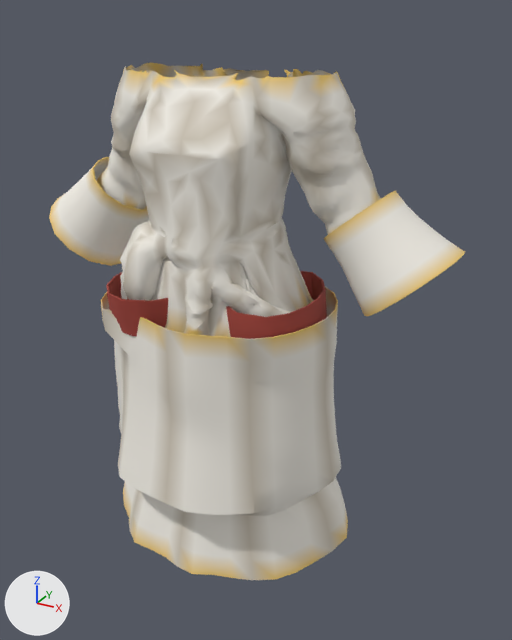
The glTF model assets_src/armor/aydor_1/cloth_b_chest.glb as it was, and as the next commit left it.
One viewpoint serves both versions: a 50 mm lens placed at (0.792, -1.286, 1.549), pointed at (0.061, 0.043, 0.885). The axes (+X, +Y, +Z) are drawn at lower left. The lights are the same throughout. The first picture is the older version. Vertices at exactly the same position are counted once.

Script lines for the objects in view, before the commit:
```python
mat_cloth = bpy.data.materials.new('cloth')
mat_cloth.use_nodes = True; mat_cloth.node_tree.nodes.clear()
_N = mat_cloth.node_tree.nodes; _L = mat_cloth.node_tree.links
n0 = _N.new('ShaderNodeBsdfPrincipled'); n0.name = 'Principled BSDF'
n0.inputs[2].default_value = 0.88  # 'Roughness'
n1 = _N.new('ShaderNodeOutputMaterial'); n1.name = 'Material Output'
n2 = _N.new('ShaderNodeVertexColor'); n2.name = 'Color Attribute'
_L.new(n0.outputs[0], n1.inputs[0])  # 'BSDF' to 'Surface'
_L.new(n2.outputs[0], n0.inputs[0])  # 'Color' to 'Base Color'
me_cloth_b_chest = bpy.data.meshes.new('cloth_b_chest')
me_cloth_b_chest.from_pydata(...)  # 2654 vertices, 4767 faces; spans x -0.507..0.511, y -0.265..0.272, z 0.342..1.439
me_cloth_b_chest.materials.append(mat_cloth)
ob_cloth_b_chest = bpy.data.objects.new('cloth_b_chest', me_cloth_b_chest)
ob_cloth_b_chest.location = (0.0, 0.0, 0.0)
```
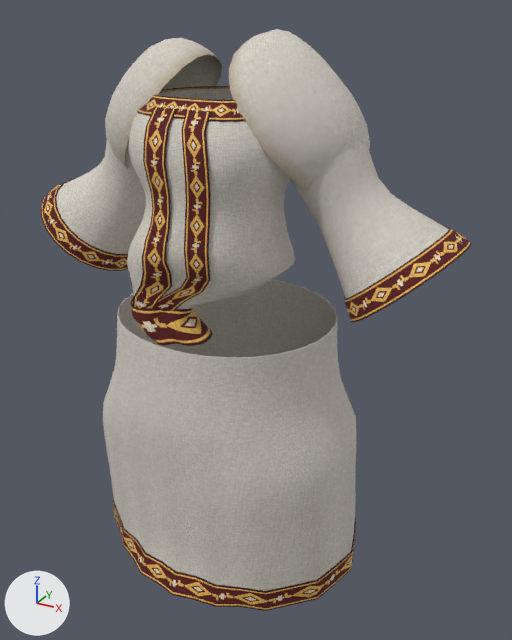
Pixel boxes [x1, y1, x2, y2] of what changed, in the pictures (512 x 640 px):
'cloth_b_chest', surface changed, reshaped (13% taller): before [49, 63, 465, 580]; after [41, 29, 472, 611]
part 1 of me_cloth_b_chest, rebuilt: before [97, 63, 381, 337]; after [127, 89, 295, 316]
part 2 of me_cloth_b_chest, rebuilt (6% taller): before [101, 287, 348, 580]; after [103, 280, 356, 591]
part 3 of me_cloth_b_chest, rebuilt (9% narrower, 25% shorter): before [324, 191, 465, 316]; after [344, 228, 472, 322]
part 4 of me_cloth_b_chest, rebuilt: before [49, 157, 149, 266]; after [41, 179, 128, 271]
part 5 of me_cloth_b_chest, built on: before [106, 271, 327, 339]; after [56, 29, 449, 346]
part 6 of me_cloth_b_chest, added: after [113, 499, 356, 611]

Edits to the bpy script that builds the scene:
```text
Add img_band_c_png:
    img_band_c_png = load_image('band_c.png', '../textures/band_c.png', 256, 128, 'sRGB')
Add img_band_orm_png:
    img_band_orm_png = load_image('band_orm.png', '../textures/band_orm.png', 256, 128, 'Non-Color')
Add img_band_n_png:
    img_band_n_png = load_image('band_n.png', '../textures/band_n.png', 256, 128, 'Non-Color')
Add img_cloth_c_png:
    img_cloth_c_png = load_image('cloth_c.png', '../textures/cloth_c.png', 256, 256, 'sRGB')
Add img_cloth_n_png:
    img_cloth_n_png = load_image('cloth_n.png', '../textures/cloth_n.png', 256, 256, 'Non-Color')
Add img_cloth_orm_png:
    img_cloth_orm_png = load_image('cloth_orm.png', '../textures/cloth_orm.png', 256, 256, 'Non-Color')
Change mat_cloth:
    remove # nodes: BsdfPrincipled, OutputMaterial, VertexColor
    nodes: BsdfPrincipled, Mix, NormalMap, OutputMaterial, SeparateColor, TexImage x3, VertexColor
    uses the picture img_cloth_c_png
    uses the picture img_cloth_n_png
    uses the picture img_cloth_orm_png
Add mat_band:
    mat_band = bpy.data.materials.new('band')
    # uses the picture img_band_c_png
    # uses the picture img_band_n_png
    # uses the picture img_band_orm_png
Change me_cloth_b_chest:
    used by ob_cloth_b_chest; location = (0.0, 0.0, 0.0)
    remove me_cloth_b_chest.from_pydata(...)  # 2654 vertices, 4767 faces; spans x -0.507..0.511, y -0.265..0.272, z 0.342..1.439
    add me_cloth_b_chest.from_pydata(...)  # 3154 vertices, 5656 faces; spans x -0.524..0.521, y -0.257..0.29, z 0.274..1.511
    me_cloth_b_chest part 1: the loose piece of 1778 vertices spanning x -0.36..0.361, y -0.183..0.164, z 0.905..1.439 is rebuilt with 760 vertices and now spans x -0.18..0.169, y -0.18..0.162, z 0.892..1.388
    me_cloth_b_chest part 2: the loose piece of 480 vertices spanning x -0.299..0.313, y -0.265..0.272, z 0.342..0.95 is rebuilt with 480 vertices and now spans x -0.343..0.337, y -0.254..0.287, z 0.274..0.911
    me_cloth_b_chest part 3: the loose piece of 128 vertices spanning x 0.23..0.511, y -0.068..0.185, z 0.957..1.219 is rebuilt with 120 vertices and now spans x 0.283..0.521, y -0.09..0.203, z 0.945..1.154, in mat_band
    me_cloth_b_chest part 4: the loose piece of 128 vertices spanning x -0.507..-0.23, y -0.067..0.186, z 0.956..1.22 is rebuilt with 120 vertices and now spans x -0.524..-0.284, y -0.089..0.204, z 0.947..1.154, in mat_band
    me_cloth_b_chest part 5: 140 vertices removed from x -0.236..0.249, y -0.209..0.142, z 0.901..0.989; 1514 vertices added at x -0.515..0.513, y -0.188..0.201, z 0.889..1.511
    me_cloth_b_chest part 6: 160 vertices added at x -0.346..0.34, y -0.257..0.29, z 0.274..0.333
    add me_cloth_b_chest.materials.append(mat_band)
```
